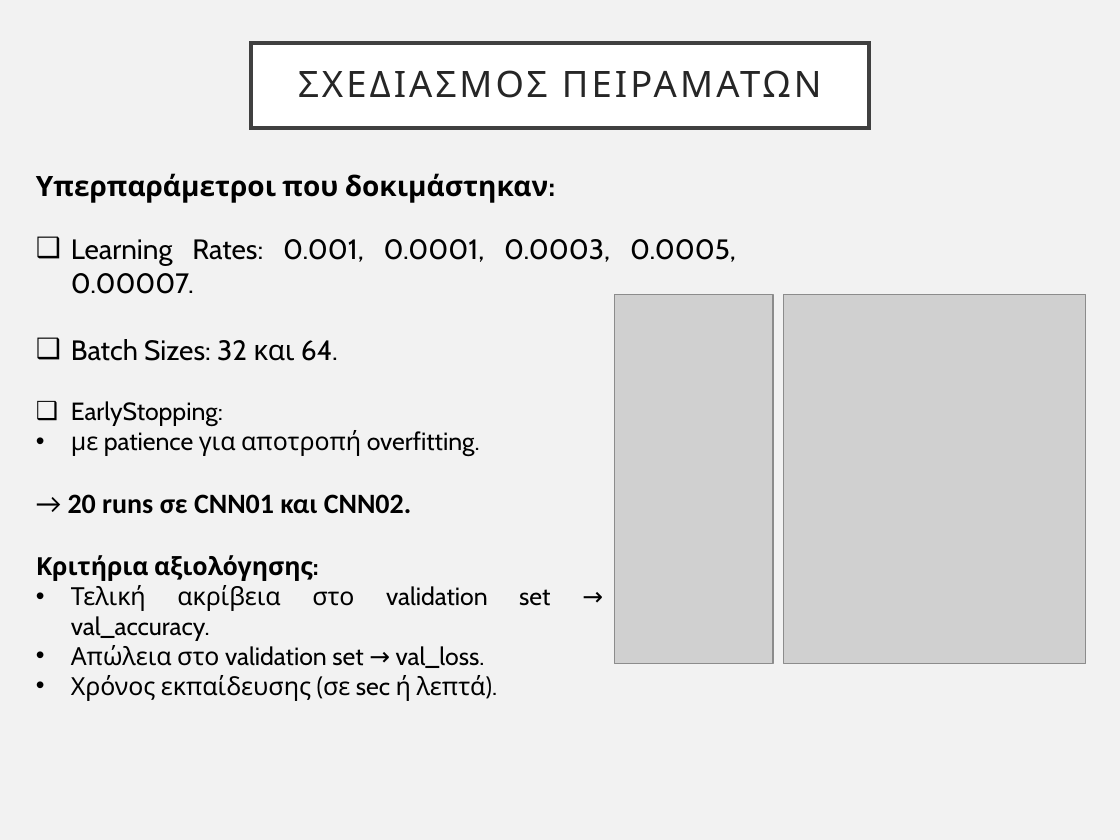
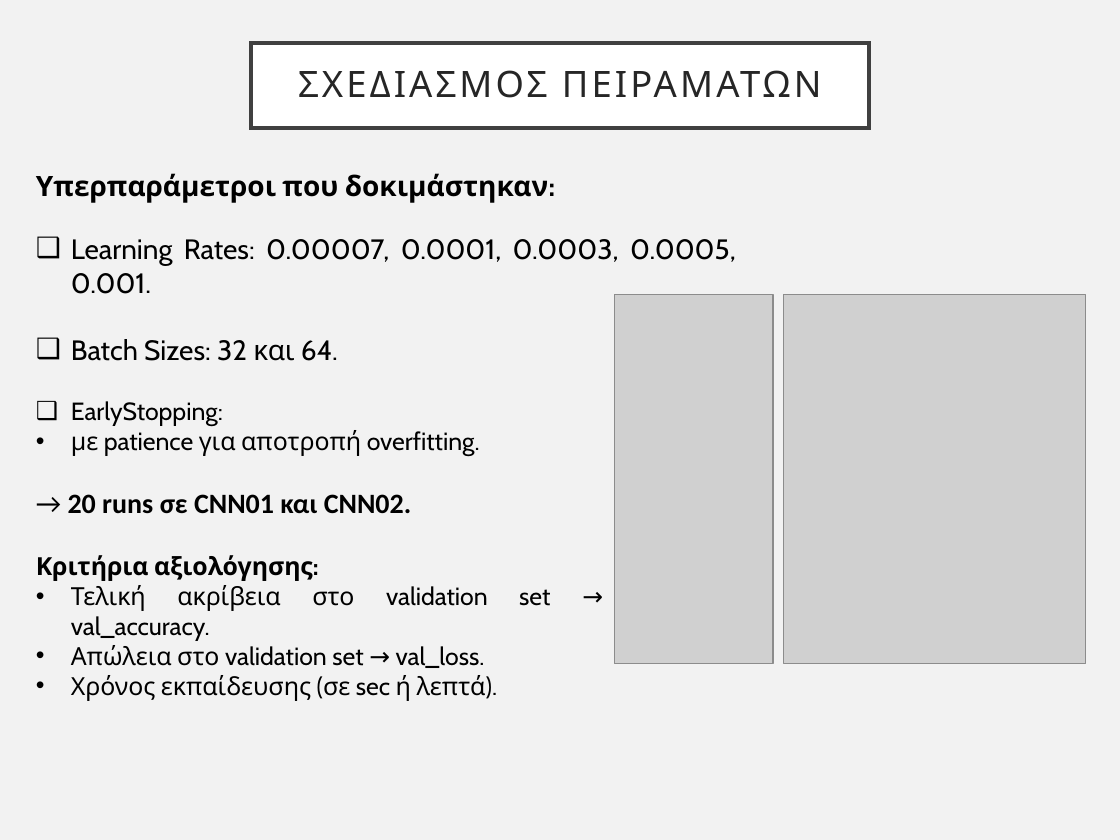
Before and after one commit to pkatpk/see-animal-dl, a slide deck: slide 5 of slides/Presentation_CNN_ResNet_SeaAnimals.pptx. Drawn at 1120x840 pixels with LibreOffice and Linux fonts; fonts in the diff are those of the drawing; grey boxes stand for pictures. Boxes give left, top, right and bottom in pixels: in the first picture for what was removed or moved away, otherwise in the second. Text is boxed around its words. In the diff, an @@ line names an element or a change of style, - is before the commit and + after.

```diff
--- a/slides/Presentation_CNN_ResNet_SeaAnimals.pptx
+++ b/slides/Presentation_CNN_ResNet_SeaAnimals.pptx
@@ text at box(71, 239, 736, 294): text changed @@
-❑ Learning Rates: 0.001, 0.0001, 0.0003, 0.0005, 0.00007.
+❑ Learning Rates: 0.00007, 0.0001, 0.0003, 0.0005, 0.001.
```
Also in this commit, not shown: 5 other slides changed.
